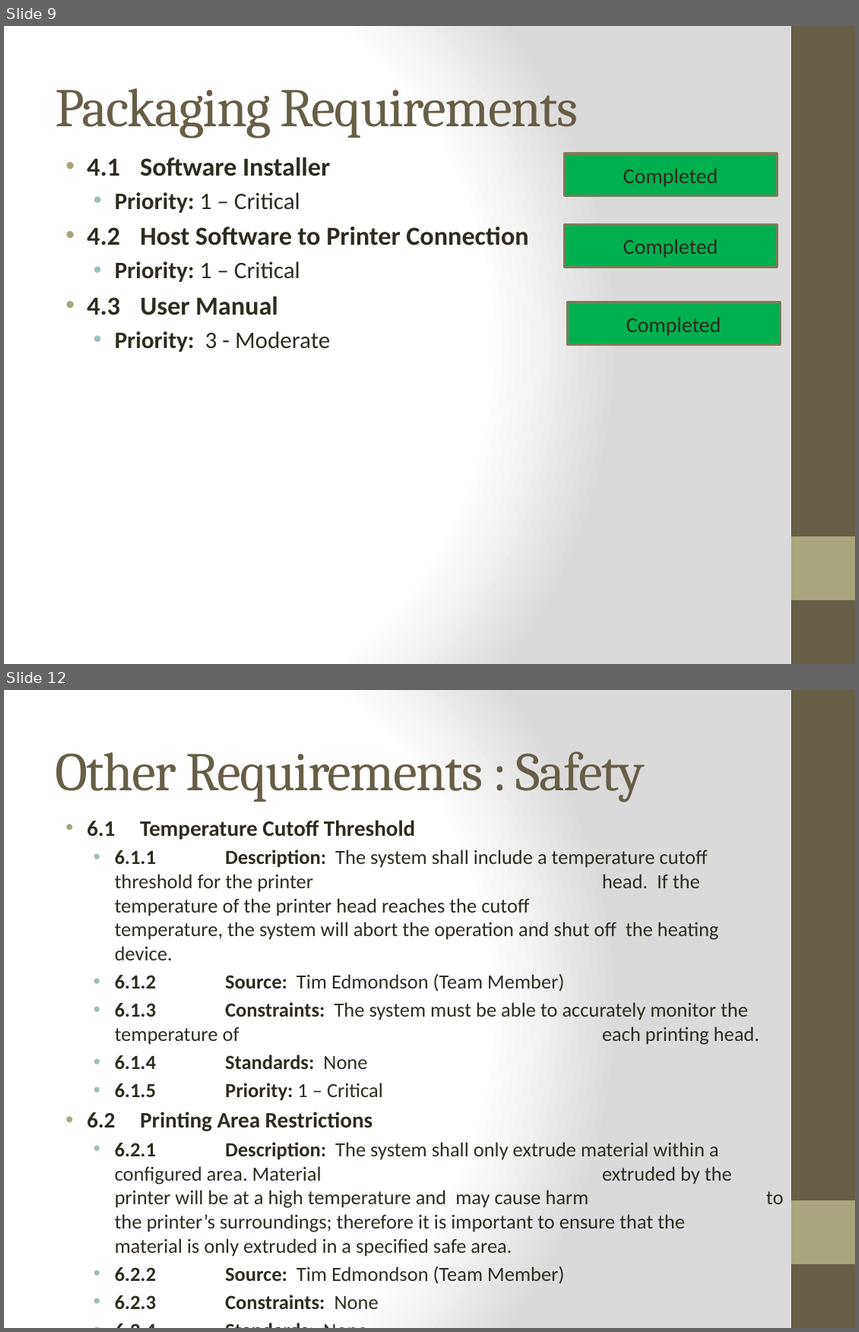
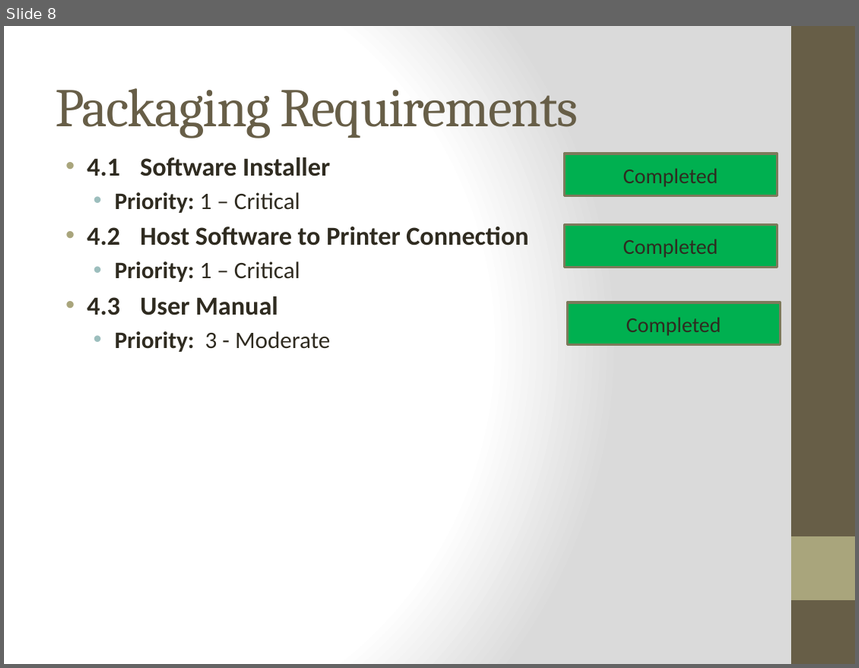
Before and after one commit to qpHalcy0n/SRDesign, a slide deck: Final Presentation/Ink3d Final Presentation.pptx. Shown one above the other, each under a label of ours: slides 9 and 12 before the commit, slide 8 after it; the slides between them are not shown. The pictures are 859x1332 and 859x668 pixels, drawn with LibreOffice and Linux fonts; fonts in the diff are those of the drawing. Boxes give left, top, right and bottom in pixels: in the first picture for what was removed or moved away, otherwise in the second. Text is boxed around its words. In the diff, an @@ line names an element or a change of style, - is before the commit and + after.

```diff
--- a/Final Presentation/Ink3d Final Presentation.pptx
+++ b/Final Presentation/Ink3d Final Presentation.pptx
@@ slide 12 removed at [4, 690, 855, 1328], background gradient #FFFFFF to #DADADA; not listed: 2 template elements that a slide beside it also shows @@
@@ title removed at [55, 752, 645, 802] @@
-Other Requirements : Safety
@@ text removed at [87, 820, 759, 1309] @@
-• 6.1 Temperature Cutoff Threshold
-  • 6.1.1 Description: The system shall include a temperature cutoff threshold for the printer head. If the temperature of the printer head reaches the cutoff temperature, the system will abort the operation and shut off the heating device.
-  • 6.1.2 Source: Tim Edmondson (Team Member)
-  • 6.1.3 Constraints: The system must be able to accurately monitor the temperature of each printing head.
-  • 6.1.4 Standards: None
-  • 6.1.5 Priority: 1 – Critical
-• 6.2 Printing Area Restrictions
-  • 6.2.1 Description: The system shall only extrude material within a configured area. Material extruded by the printer will be at a high temperature and may cause harm to the printer’s surroundings; therefore it is important to ensure that the material is only extruded in a specified safe area.
-  • 6.2.2 Source: Tim Edmondson (Team Member)
-  • 6.2.3 Constraints: None
-  • 6.2.4 Standards: None
-  • 6.2.5 Priority: 1 – Critical
@@ what was slide 9 is now slide 8 @@
```
Also in this commit, not shown: 4 slides changed, 1 slide added, 6 other slides removed, 1 other file.
